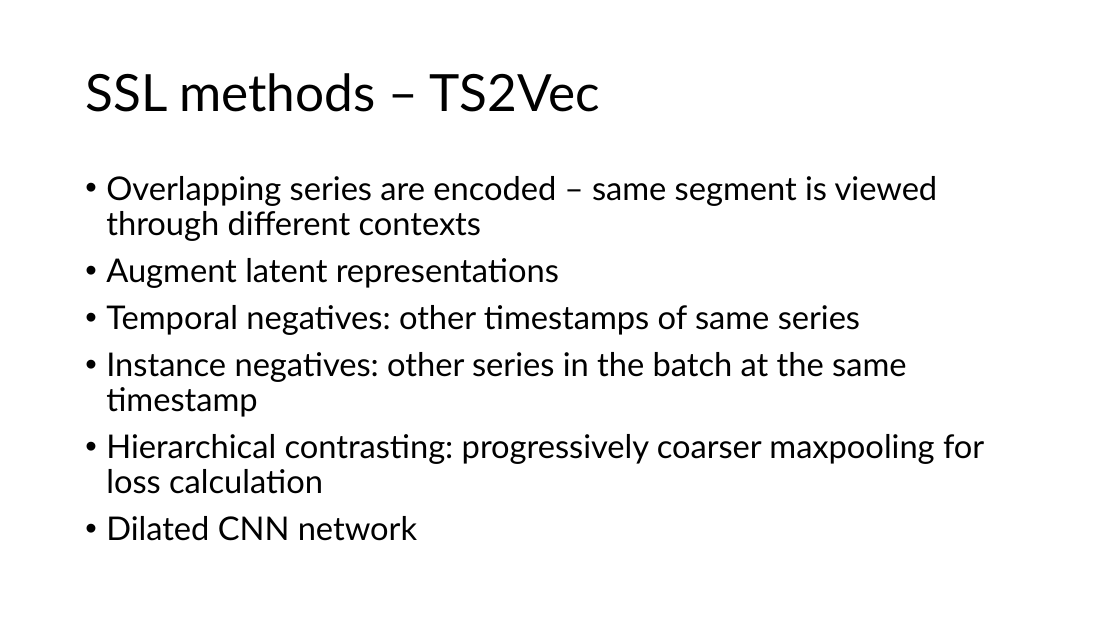
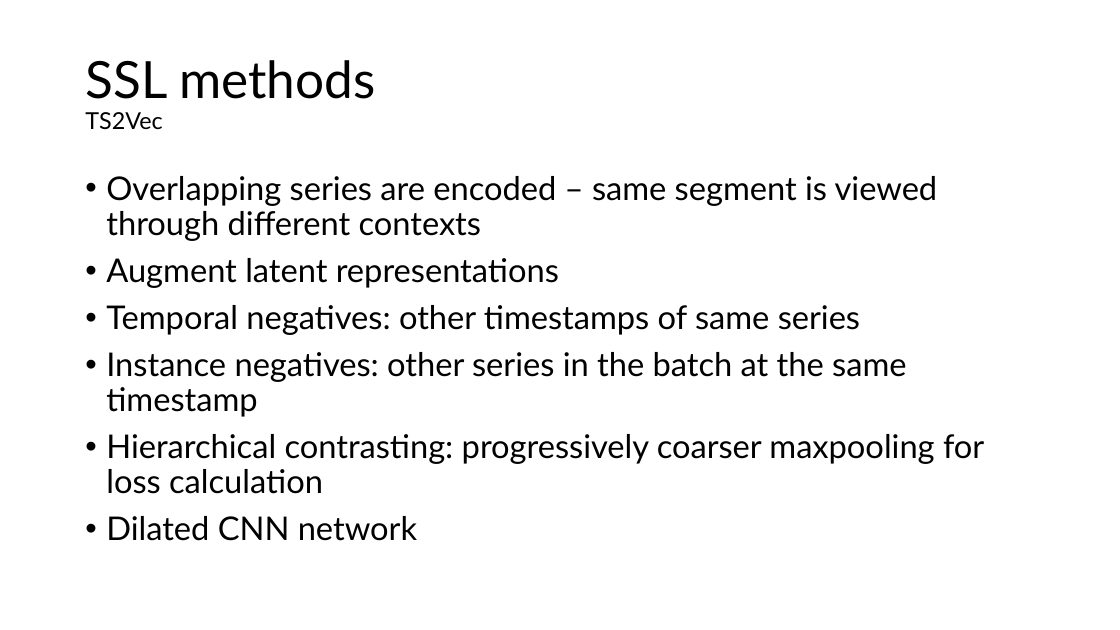
Before and after one commit to FVardi/PhD-Courses, a slide deck: slide 4 of Deep learning for time-series/Assignment 4/Presentation.pptx (slide 3 before the commit). Drawn at 1120x630 pixels with LibreOffice and Linux fonts; fonts in the diff are those of the drawing. Boxes give left, top, right and bottom in pixels: in the first picture for what was removed or moved away, otherwise in the second. Text is boxed around its words. In the diff, an @@ line names an element or a change of style, - is before the commit and + after.

```diff
--- a/Deep learning for time-series/Assignment 4/Presentation.pptx
+++ b/Deep learning for time-series/Assignment 4/Presentation.pptx
@@ title at (x1=85, y1=60, x2=375, y2=129): text changed @@
-SSL methods – TS2Vec
+SSL methods
+TS2Vec
```
Also in this commit, not shown: 11 other slides changed, 2 slides added, 2 slides removed, 17 other files.
